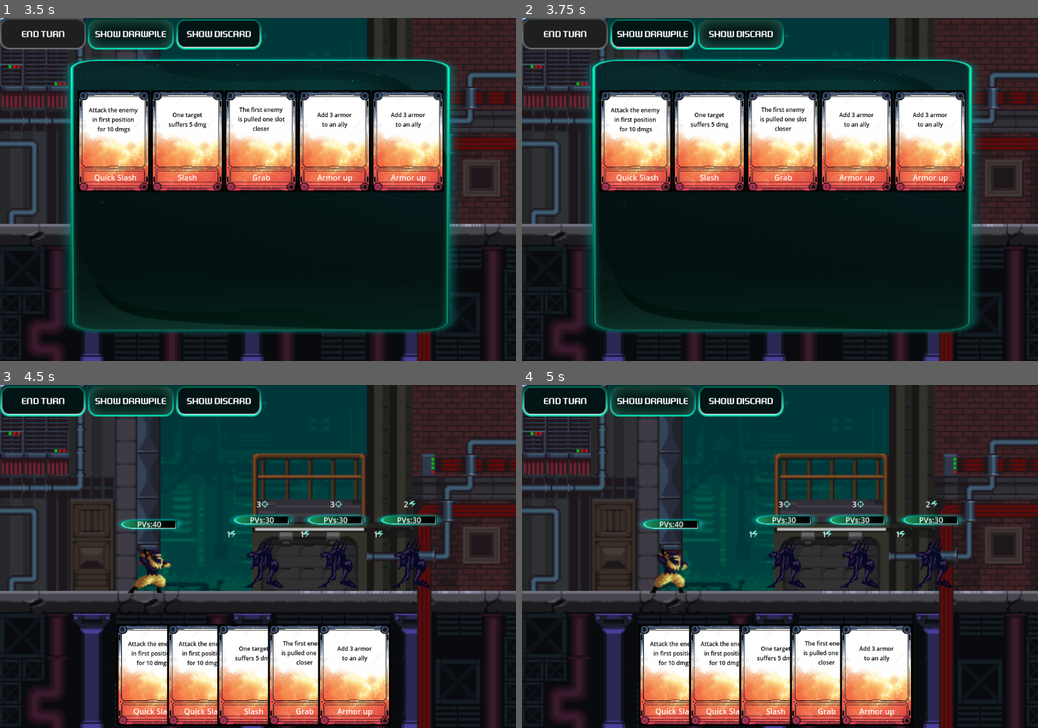
Above: before the commit, frames 1-4 (two rows, left to right).
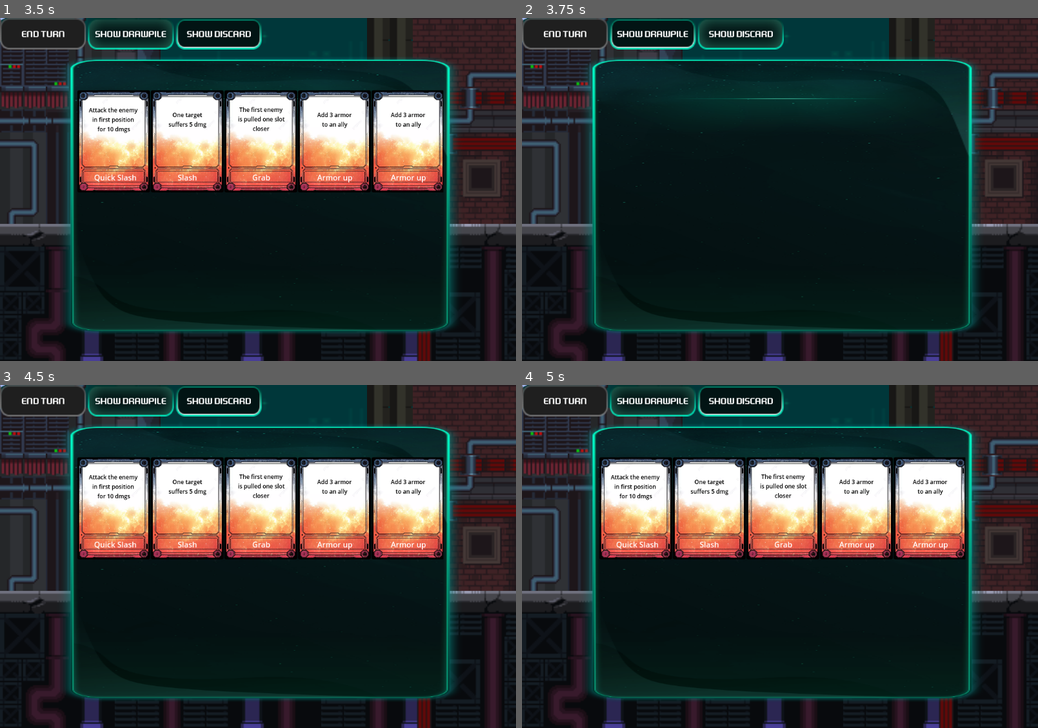
Above: after the commit, the same moments.

Repository: Azhrilla/SlayTheDungeon
Game: Godot game, scene res://UI/main_menu.tscn
Two runs of this game, one before a commit and one after it. Both use one fixed random seed, a clock stepped at 60 frames per second and the inputs below.
Inputs:
- Up to frame 1 (3.5 s): click "Play" at 0.5 s; click "Continue" at 1.25 s; click "Continue" at 2 s; click "Show DrawPile" at 2.75 s
- Up to frame 2 (3.75 s): click "Show Discard" at 3.5 s
- Up to frame 3 (4.5 s): click "Show DrawPile" at 4.25 s
- Up to frame 4 (5 s): no input

Frame 1 is identical in both runs. In frame 2, 20% of the frame differs, in the area x 15-86%, y 21-51%; in frame 3, 54%; in frame 4, 54%, in the area x 0-89%, y 0-100%.

Commit message:
Allow to swap between show Deck & hide Deck

Diff:
--- a/UI/ui_level.gd
+++ b/UI/ui_level.gd
@@ -277,8 +277,14 @@
 	var cardCount:int = cardsArray.size()
 	for index in range(cardCount):
 		cardsArray[index].visible = false
+	m_currentlyShownDeck = Globals.cardPosition.NONE
 
 func showDeck(_zoneType:Globals.cardPosition)->void:
+	if m_currentlyShownDeck != Globals.cardPosition.NONE:
+		hideDeck(m_currentlyShownDeck)
+
+	m_currentlyShownDeck = _zoneType
+
 	$ShowDeck.visible = true
 	for character in m_characters:
 		character.visible = false
@@ -296,17 +302,14 @@
 		index +=1
 
 func _on_draw_button_pressed() -> void:
-	if m_currentlyShownDeck == Globals.cardPosition.NONE:
-		m_currentlyShownDeck = Globals.cardPosition.DECK
+	if m_currentlyShownDeck == Globals.cardPosition.DECK:
+		hideDeck(Globals.cardPosition.DECK)
+	else:
 		showDeck(Globals.cardPosition.DECK)
-	elif m_currentlyShownDeck == Globals.cardPosition.DECK:
-		hideDeck(Globals.cardPosition.DECK)
-		m_currentlyShownDeck = Globals.cardPosition.NONE
+
 
 func _on_discard_button_pressed() -> void:
-	if m_currentlyShownDeck == Globals.cardPosition.NONE:
-		m_currentlyShownDeck = Globals.cardPosition.DISCARD
+	if m_currentlyShownDeck == Globals.cardPosition.DISCARD:
+		hideDeck(Globals.cardPosition.DISCARD)
+	else:
 		showDeck(Globals.cardPosition.DISCARD)
-	elif m_currentlyShownDeck == Globals.cardPosition.DISCARD:
-		hideDeck(Globals.cardPosition.DISCARD)
-		m_currentlyShownDeck = Globals.cardPosition.NONE
